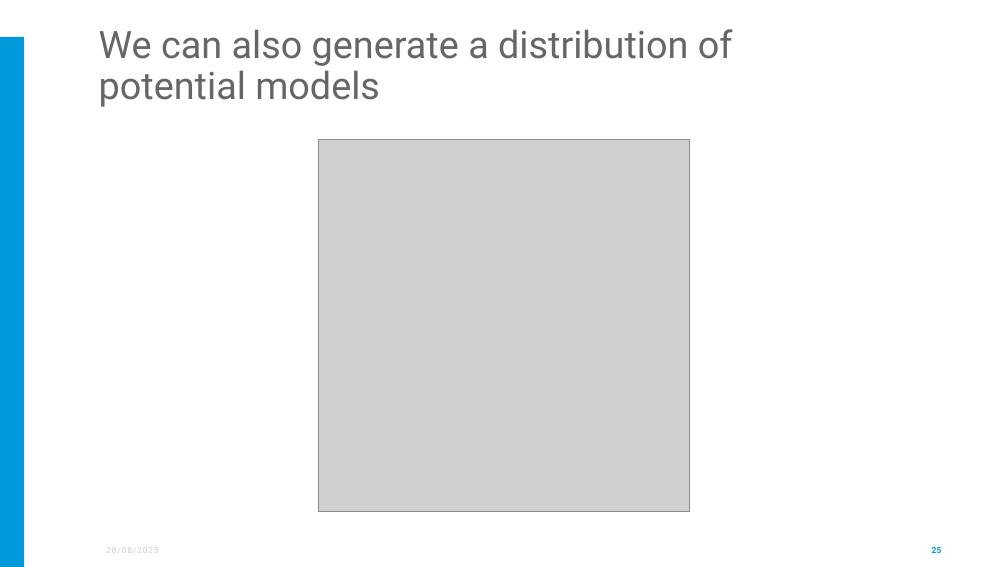
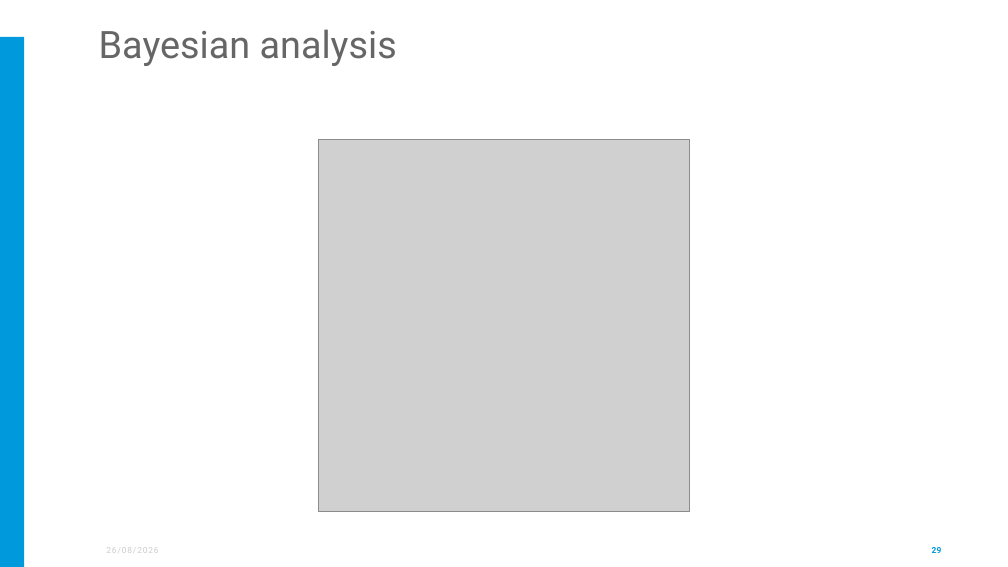
Before and after one commit to ess-dmsc-dram/dmsc-school, a slide deck: slide 29 of resources/Analysis_presentation.pptx (slide 25 before the commit). Drawn at 1008x567 pixels with LibreOffice and Linux fonts; fonts in the diff are those of the drawing; grey boxes stand for pictures; background and template pictures are left out. Boxes give left, top, right and bottom in pixels: in the first picture for what was removed or moved away, otherwise in the second. Text is boxed around its words. In the diff, an @@ line names an element or a change of style, - is before the commit and + after.

Commit message:
Update analysis presentation

```diff
--- a/resources/Analysis_presentation.pptx
+++ b/resources/Analysis_presentation.pptx
@@ title at (x1=99, y1=29, x2=397, y2=66): text changed @@
-We can also generate a distribution of potential models
+Bayesian analysis
```
Also in this commit, not shown: 22 other slides changed, 7 slides added, 4 slides removed.
